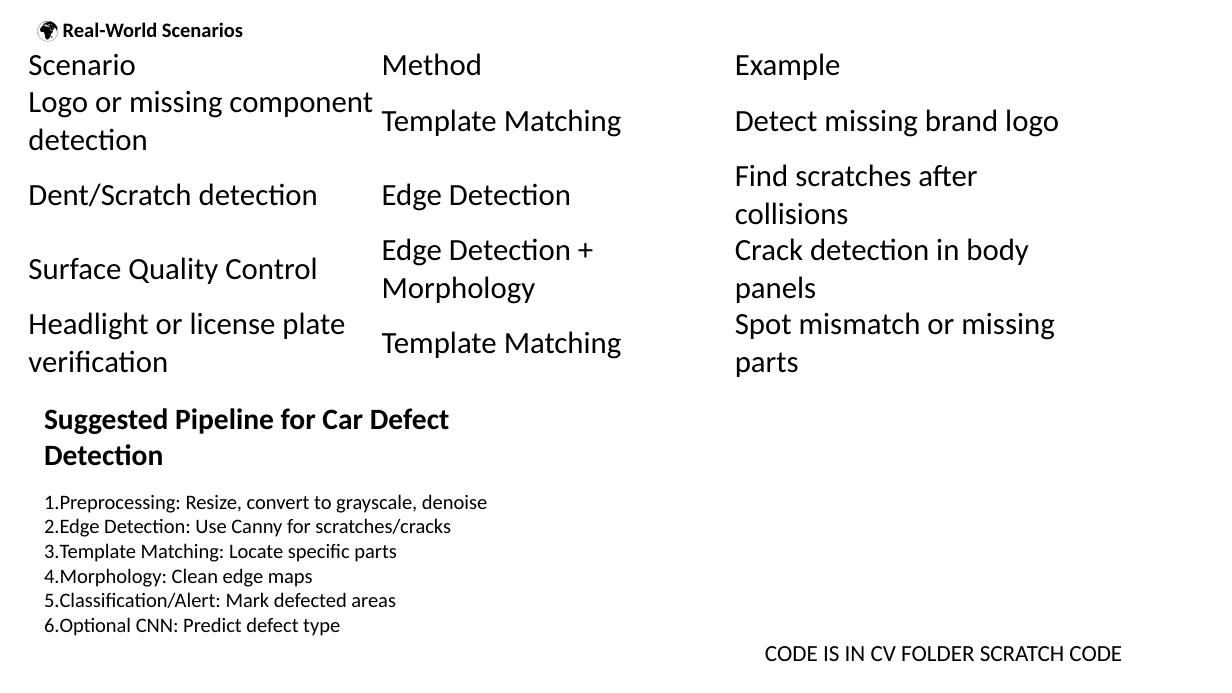
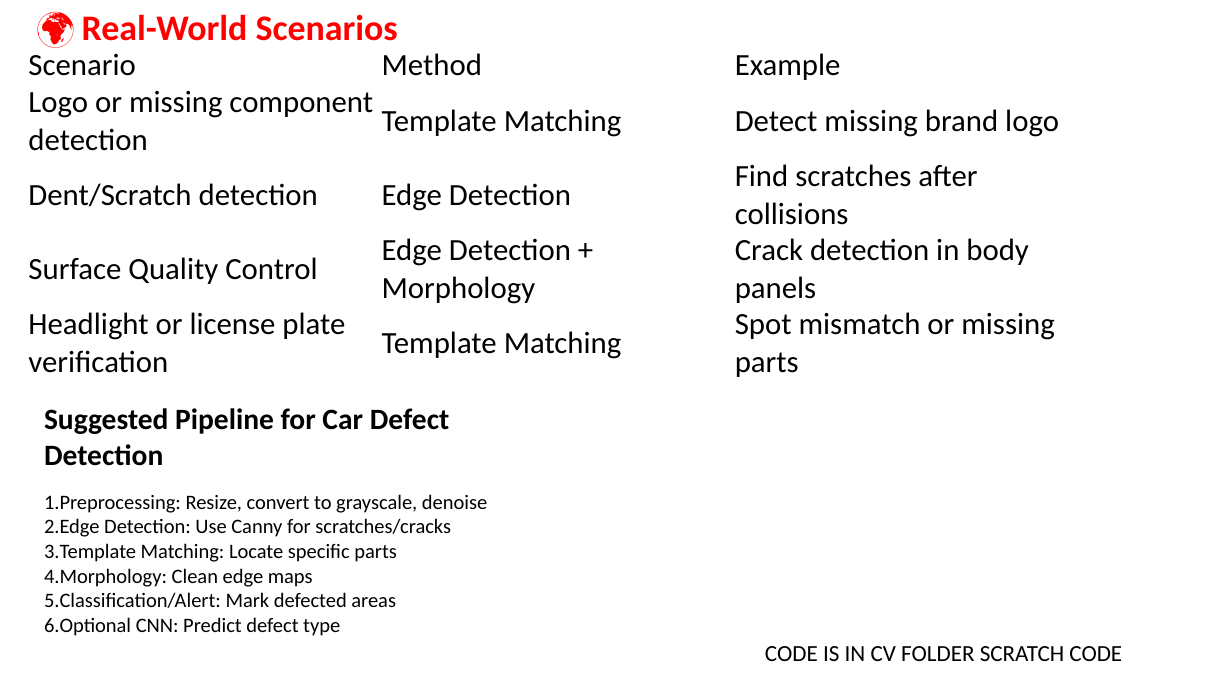
Before and after one commit to shahil04/ds_materials, a slide deck: slide 7 of 9.Deep_learning/class_9_CV_Topics_project.pptx. Drawn at 1232x693 pixels with LibreOffice and Linux fonts; fonts in the diff are those of the drawing. Boxes give left, top, right and bottom in pixels: in the first picture for what was removed or moved away, otherwise in the second. Text is boxed around its words. In the diff, an @@ line names an element or a change of style, - is before the commit and + after.

```diff
--- a/9.Deep_learning/class_9_CV_Topics_project.pptx
+++ b/9.Deep_learning/class_9_CV_Topics_project.pptx
@@ text "🌍 Real-World Scenarios": place and size @@
-text "🌍 Real-World Scenarios" at bbox=[63, 22, 243, 37]
+text "🌍 Real-World Scenarios" at bbox=[82, 14, 398, 41]
@@ text "🌍 Real-World Scenarios" at bbox=[82, 14, 398, 41]: size 16 to 28 pt, text colour #000000 to #FF0000; more space between paragraphs @@
```
Also in this commit, not shown: 2 other slides changed, 12 slides added, 1 slide removed, 16 other files.
